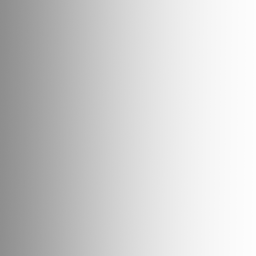
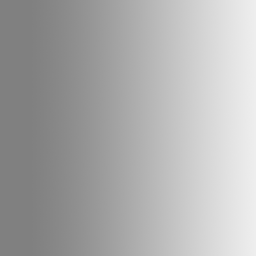
Before/after of a 256×256 layered artwork. What changed in the layer stack:
painted on "Layer 1" over [0, 0, 256, 256]
